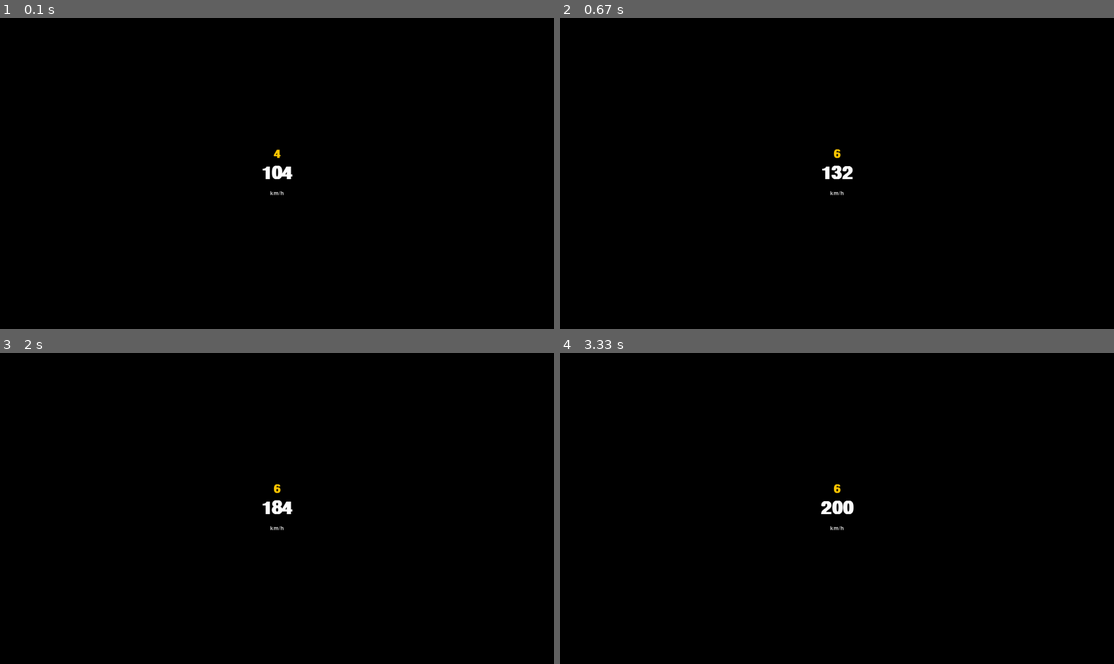
Above: before the commit, frames 1-4 (two rows, left to right).
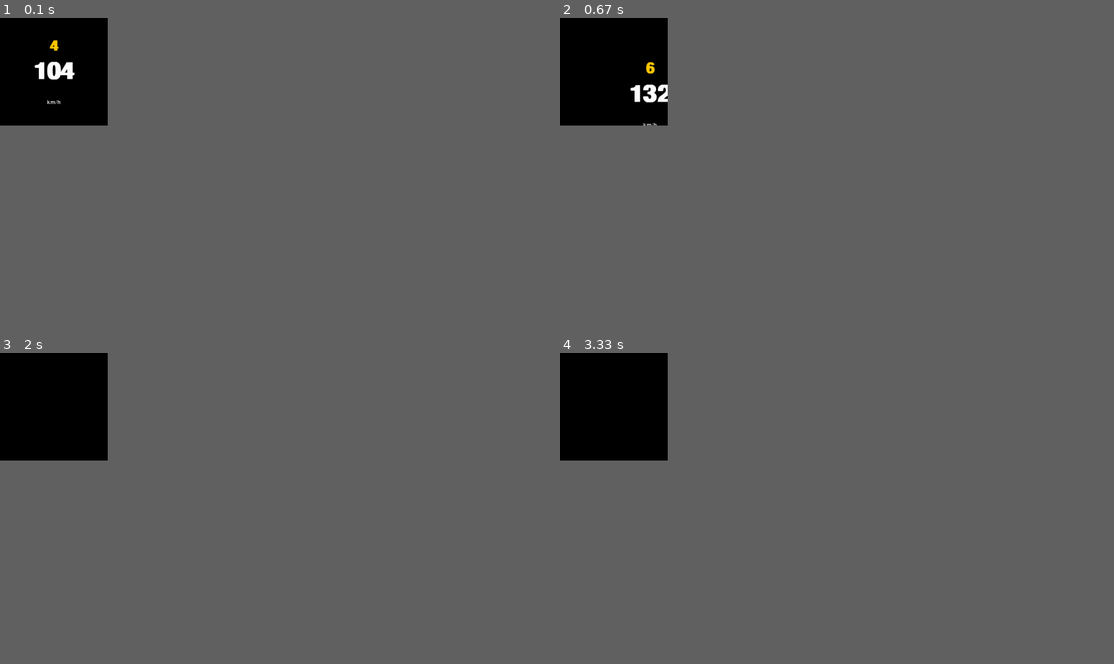
Above: after the commit, the same moments.

Repository: murilobarbosa2002/lmu-minimal-overlay
Game: pygame game, started from src/main.py
The game is run twice, just before and just after one commit, with the same random seed, the same clock (stepped at 60 frames per second) and the same inputs.
Inputs (mouse positions are in pixels of both pictures, inside the frame that each line leads up to):
- Up to frame 1 (0.1 s): no input
- Up to frame 2 (0.67 s): press the mouse at (587, 73) at 0.37 s; move the mouse to (604, 83) at 0.47 s; release the mouse at (626, 95) at 0.6 s
- Up to frame 3 (2 s): press the mouse at (27, 408) at 0.7 s; move the mouse to (44, 421) at 0.8 s; release the mouse at (66, 433) at 0.93 s; press the mouse at (27, 408) at 1.03 s; move the mouse to (49, 405) at 1.13 s; release the mouse at (66, 402) at 1.27 s
- Up to frame 4 (3.33 s): no input
In our replay, the window is 900x506 before the commit and 175x175 after it. These sizes can differ from the game's own. Grey fills any space a smaller window leaves; there, only what the larger window draws over its background counts as a difference.

The runs differ from the first frame. In frame 1, 0.6% of the frame differs, in the area x 6-53%, y 7-57%; in frame 2, 0.5%; in frame 3, 0.2%; in frame 4, 0.3%.

Commit message:
refactor(ui): refinements to speedometer visuals
- Updates window size to 250x250 (Card style)
- Implements rounded background for Speedometer
- Adds Roboto fonts and robust loading logic
- Clean code (removed comments)

Diff:
--- a/src/main.py
+++ b/src/main.py
@@ -5,23 +5,15 @@
 from src.core.states import RunningState, EditState
 from src.core.providers.mock_telemetry_provider import MockTelemetryProvider
 from src.core.domain.telemetry_data import TelemetryData
-
-def main():
-    window = WindowManager(title="LMU Telemetry Overlay", width=1280, height=720)
-    window.init()
-    provider = MockTelemetryProvider()
 from src.ui.widgets.speedometer import Speedometer
 
 def main():
-    window = WindowManager(title="LMU Telemetry Overlay", width=1280, height=720)
+    window = WindowManager(title="LMU Telemetry Overlay", width=250, height=250)
     window.init()
     provider = MockTelemetryProvider()
     state_machine = StateMachine()
 
-    # Create Widgets
-    # Center screen
-    cx, cy = 1280 // 2, 720 // 2
-    speedometer = Speedometer(x=cx - 100, y=cy - 75)
+    speedometer = Speedometer(x=25, y=25, width=200, height=200)
 
     widgets = [speedometer]
 
--- a/src/ui/utils/fonts.py
+++ b/src/ui/utils/fonts.py
@@ -1,17 +1,37 @@
 import pygame
+import os
 from typing import Optional
 
 class FontManager:
-    _fonts: dict[tuple[str, int], pygame.font.Font] = {}
+    _fonts: dict[tuple[str, int, bool], pygame.font.Font] = {}
 
     @classmethod
     def get_font(cls, size: int, bold: bool = False, font_name: Optional[str] = None) -> pygame.font.Font:
-        key = (font_name or "default", size)
+        key = (font_name or "default", size, bold)
         if key not in cls._fonts:
             if not pygame.font.get_init():
                 pygame.font.init()
 
-            font = pygame.font.SysFont(font_name, size, bold=bold)
-            cls._fonts[key] = font
+            bold_suffix = "-Bold.ttf" if bold else "-Regular.ttf"
+            font_path = os.path.join(os.getcwd(), "assets", "fonts", f"Roboto{bold_suffix}")
+
+            if os.path.exists(font_path):
+                try:
+                    font = pygame.font.Font(font_path, size)
+                    font.render("test", False, (0,0,0))
+                    cls._fonts[key] = font
+                    return font
+                except Exception as e:
+                    print(f"Failed to load font {font_path}: {e}")
+                    pass
+
+            try:
+                font = pygame.font.SysFont(font_name, size, bold=bold)
+                cls._fonts[key] = font
+                return font
+            except Exception:
+                font = pygame.font.Font(None, size)
+                cls._fonts[key] = font
+                return font
 
         return cls._fonts[key]
--- a/src/ui/widgets/speedometer.py
+++ b/src/ui/widgets/speedometer.py
@@ -43,24 +43,25 @@
             self.gear_surf = None
 
     def draw(self, surface: pygame.Surface) -> None:
-        s = pygame.Surface((self.width, self.height))
-        s.set_alpha(128)
-        s.fill((0, 0, 0))
+        bg_rect = pygame.Rect(self.x, self.y, self.width, self.height)
+
+        s = pygame.Surface((self.width, self.height), pygame.SRCALPHA)
+        pygame.draw.rect(s, (0, 0, 0, 200), s.get_rect(), border_radius=15)
         surface.blit(s, (self.x, self.y))
 
         if self.speed_surf is None:
-            font = FontManager.get_font(60, bold=True)
+            font = FontManager.get_font(80, bold=True)
             self.speed_surf = font.render(f"{int(self.speed)}", True, self.text_color)
 
         speed_rect = self.speed_surf.get_rect(center=(self.x + self.width // 2, self.y + self.height // 2))
         surface.blit(self.speed_surf, speed_rect)
 
         if self.gear_surf is None:
-            font = FontManager.get_font(40, bold=True)
+            font = FontManager.get_font(50, bold=True)
             gear_str = "R" if self.gear == -1 else "N" if self.gear == 0 else str(self.gear)
             self.gear_surf = font.render(gear_str, True, self.gear_color)
 
-        gear_rect = self.gear_surf.get_rect(center=(self.x + self.width // 2, self.y + 30))
+        gear_rect = self.gear_surf.get_rect(center=(self.x + self.width // 2, self.y + 40))
         surface.blit(self.gear_surf, gear_rect)
 
         if self.unit_surf is None:
Not shown, changed: CHANGELOG.md
